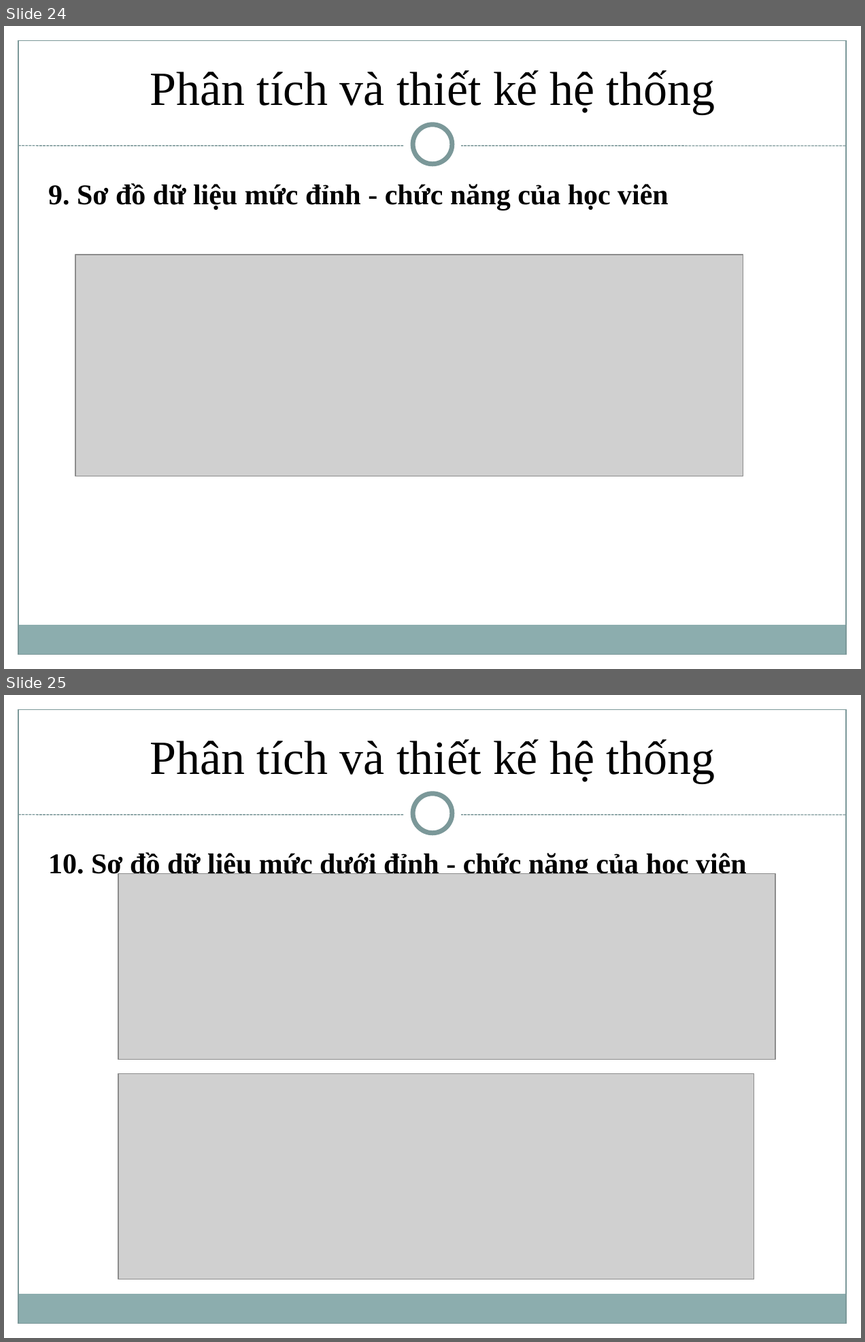
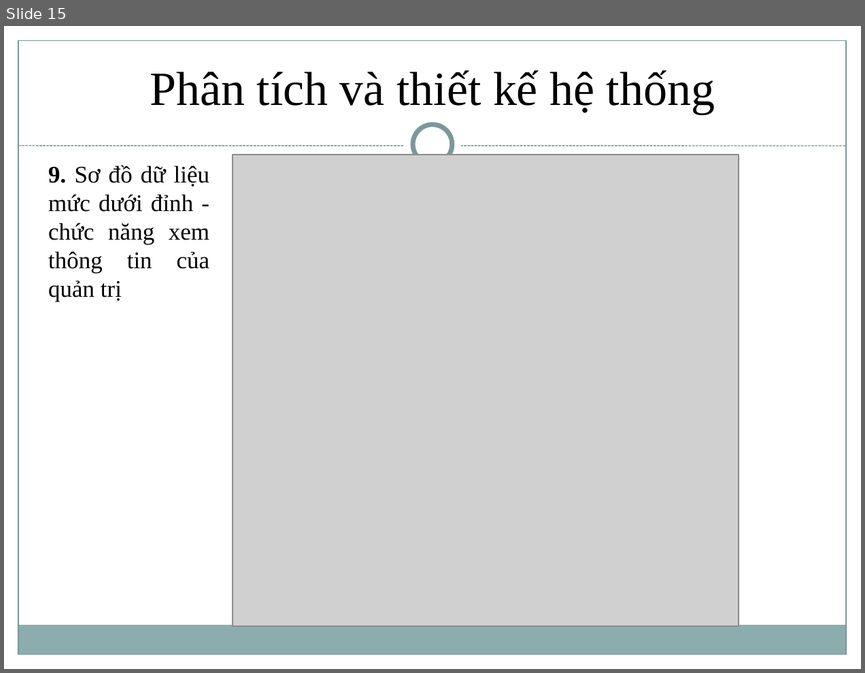
Before and after one commit to trungvdhp/cong-thong-tin-sv, a slide deck: BaoCao/Moodle/Reports/Vimaru-Moodle-Slide.pptx. Shown one above the other, each under a label of ours: slides 24 and 25 before the commit, slide 15 after it. The pictures are 865x1342 and 865x673 pixels, drawn with LibreOffice and Linux fonts; fonts in the diff are those of the drawing; grey boxes stand for pictures. Boxes give left, top, right and bottom in pixels: in the first picture for what was removed or moved away, otherwise in the second. Text is boxed around its words. In the diff, an @@ line names an element or a change of style, - is before the commit and + after.

```diff
--- a/BaoCao/Moodle/Reports/Vimaru-Moodle-Slide.pptx
+++ b/BaoCao/Moodle/Reports/Vimaru-Moodle-Slide.pptx
@@ slide 25 removed at <box>4,695,861,1338</box>, background #FFFFFF; not listed: 8 template elements that a slide beside it also shows @@
@@ text removed at <box>150,739,715,783</box> @@
-Phân tích và thiết kế hệ thống
@@ text removed at <box>48,851,747,879</box> @@
-10. Sơ đồ dữ liệu mức dưới đỉnh - chức năng của học viên
@@ picture removed at <box>118,873,775,1059</box> @@
@@ picture removed at <box>118,1074,753,1279</box> @@
@@ what was slide 24 is now slide 15 @@
@@ slide 15 changed as well @@
@@ text at <box>48,165,210,301</box>: text changed; size 24 to 20 pt; bold off @@
-9. Sơ đồ dữ liệu mức đỉnh - chức năng của học viên
+9. Sơ đồ dữ liệu mức dưới đỉnh - chức năng xem thông tin của quản trị
@@ picture added at <box>232,155,739,626</box> @@
@@ picture removed at <box>75,254,742,476</box> @@
```
Also in this commit, not shown: 15 other slides changed, 2 slides added, 9 other slides removed, 37 other files.
